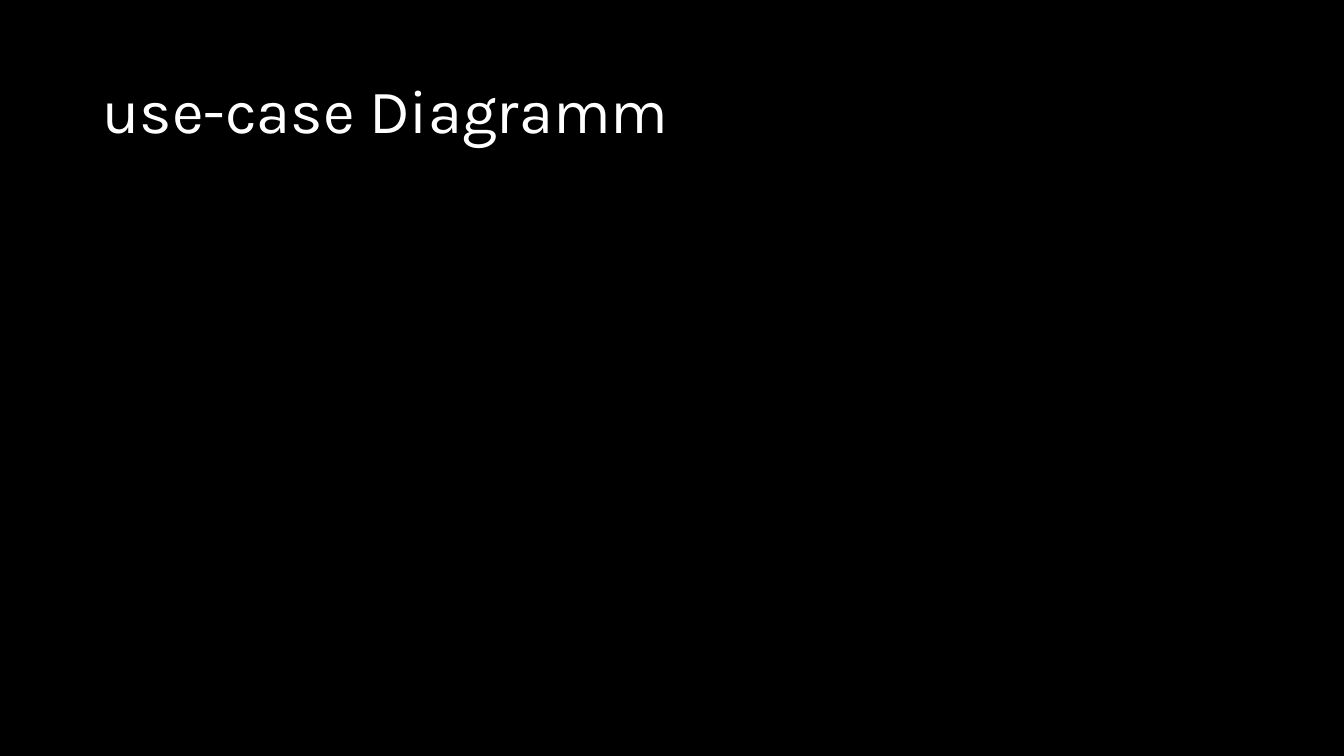
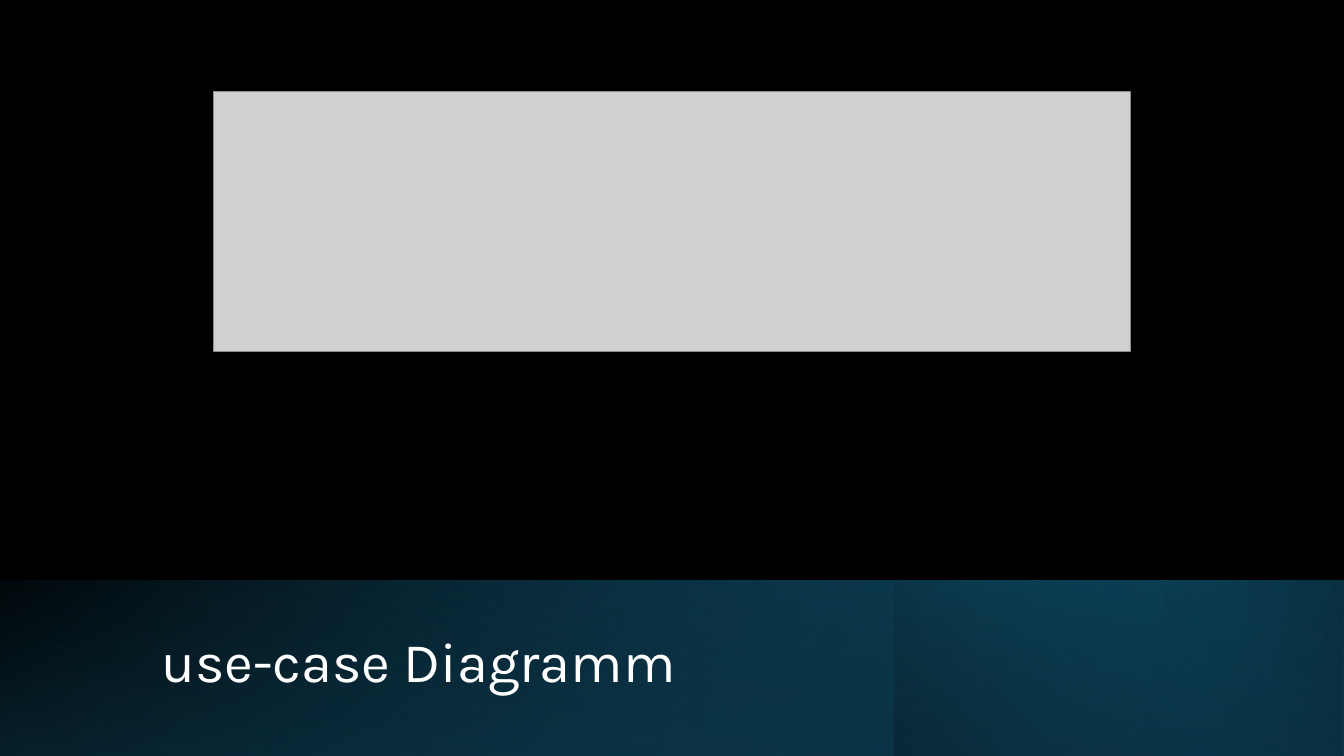
Before and after one commit to pfarrhoferphilip/Stadt-Land-Vollpfosten-Online, a slide deck: slide 6 of Dokumentation/Präsentation_abschluss.pptx (slide 5 before the commit). Drawn at 1344x756 pixels with LibreOffice and Linux fonts; fonts in the diff are those of the drawing; grey boxes stand for pictures. Boxes give left, top, right and bottom in pixels: in the first picture for what was removed or moved away, otherwise in the second. Text is boxed around its words. In the diff, an @@ line names an element or a change of style, - is before the commit and + after.

```diff
--- a/Dokumentation/Präsentation_abschluss.pptx
+++ b/Dokumentation/Präsentation_abschluss.pptx
@@ picture added at [214,92,1130,352] @@
@@ rectangle added at [0,581,1344,756], fill gradient #000000 to #156082 @@
@@ rectangle added at [0,581,1344,756], fill gradient #156082 to #0B3041 @@
@@ rectangle added at [0,581,1343,756], fill gradient #000000 to #0B3041 @@
@@ rectangle added at [894,581,1344,756], fill gradient #0B3041 to #156082 @@
@@ title "use-case Diagramm": place and size @@
-title "use-case Diagramm" at [102,90,668,148]
+title "use-case Diagramm" at [161,643,676,696]
@@ title "use-case Diagramm" at [161,643,676,696]: size 44 to 40 pt @@
```
Also in this commit, not shown: 1 other slide changed, 3 slides added, 1 other file.
